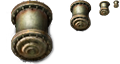
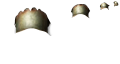
Two versions of the same layered image (120px x 64px). Layer-by-layer changes:
hid "Layer 1" over [6, 0, 120, 64]
